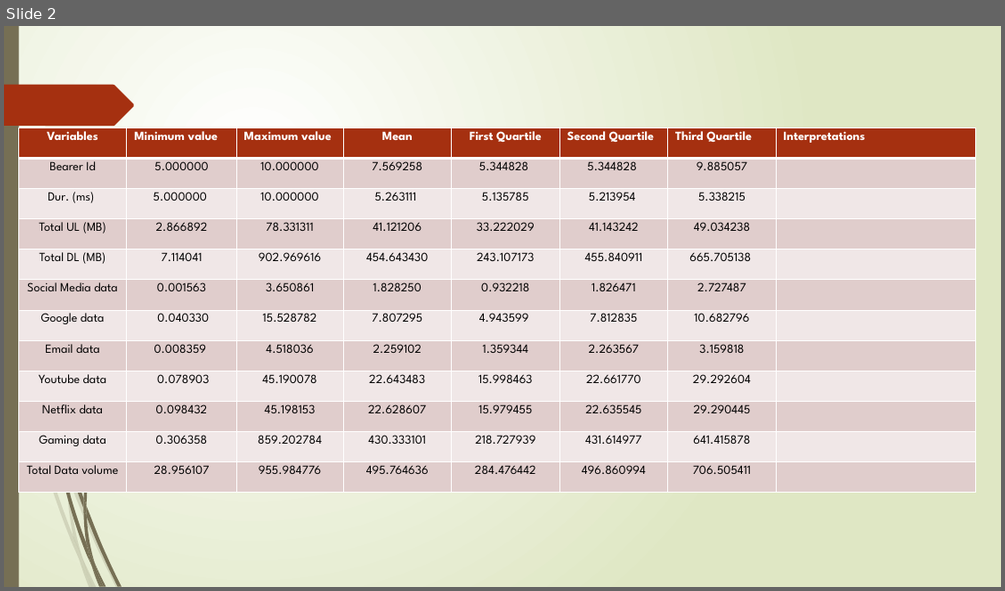
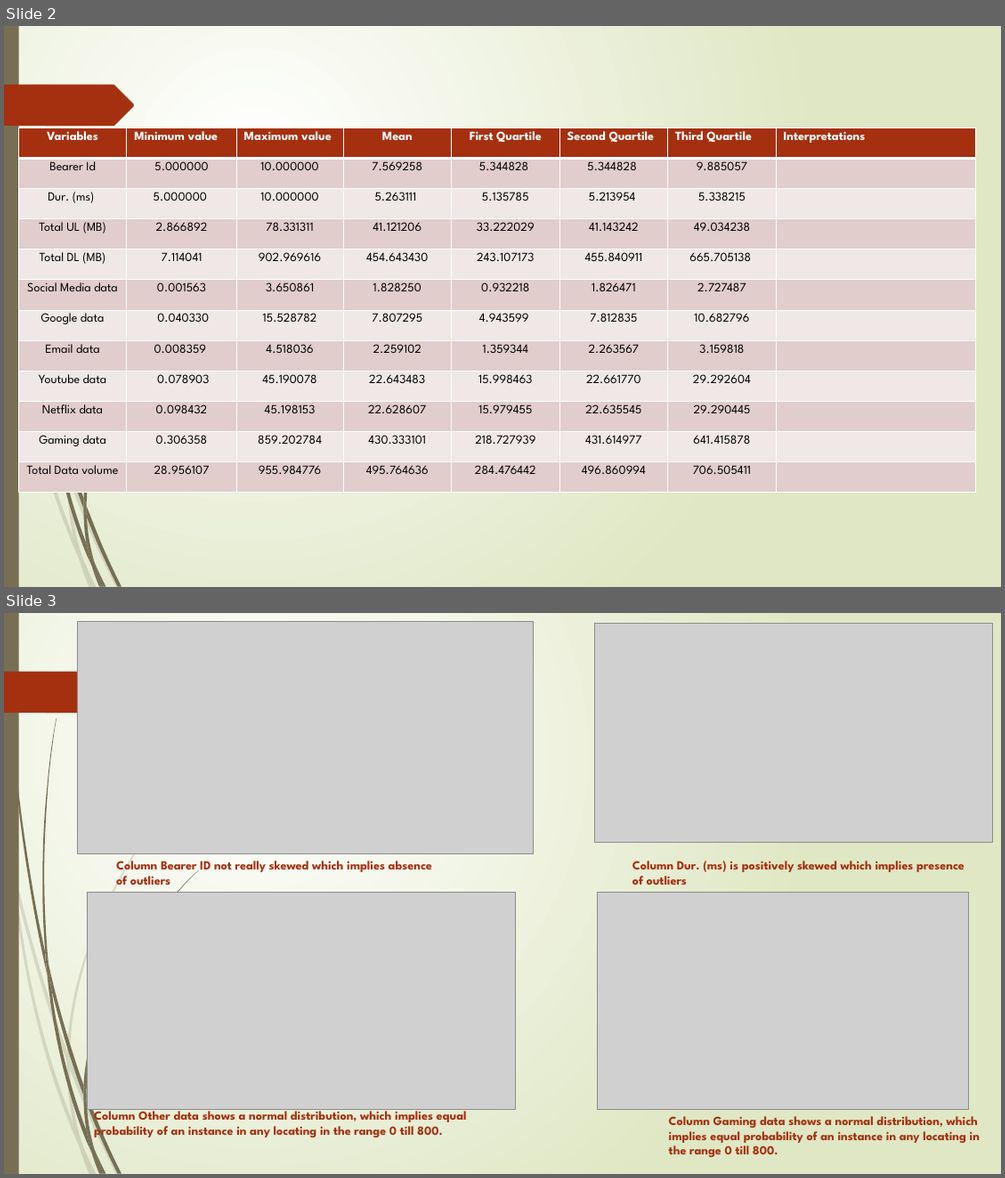
Before and after one commit to follynamylus/Telecommunication, a slide deck: slides/Telco.pptx. Shown one above the other, each under a label of ours: slide 2 before the commit, slides 2 and 3 after it. The pictures are 1005x591 and 1005x1178 pixels, drawn with LibreOffice and Linux fonts; fonts in the diff are those of the drawing; grey boxes stand for pictures. Boxes give left, top, right and bottom in pixels: in the first picture for what was removed or moved away, otherwise in the second. Text is boxed around its words. In the diff, an @@ line names an element or a change of style, - is before the commit and + after.

```diff
--- a/slides/Telco.pptx
+++ b/slides/Telco.pptx
@@ slide 3 added at box(4, 613, 1001, 1174), background gradient #FFFFFF to #DFE8C4; not listed: 24 template elements that a slide beside it also shows @@
@@ picture added at box(77, 621, 533, 854) @@
@@ picture added at box(595, 624, 993, 843) @@
@@ text added at box(116, 860, 432, 884), 12 pt, text #A53010, bold @@
+Column Bearer ID not really skewed which implies absence of outliers
@@ text added at box(632, 860, 964, 884), 12 pt, text #A53010, bold @@
+Column Dur. (ms) is positively skewed which implies presence of outliers
@@ picture added at box(87, 892, 516, 1110) @@
@@ picture added at box(597, 892, 969, 1110) @@
@@ text added at box(94, 1109, 467, 1139), 12 pt, text #A53010, bold @@
+Column Other data shows a normal distribution, which implies equal probability of an instance in any locating in the range 0 till 800.
@@ text added at box(669, 1116, 979, 1157), 12 pt, text #A53010, bold @@
+Column Gaming data shows a normal distribution, which implies equal probability of an instance in any locating in the range 0 till 800.
```
Also in this commit, not shown: 1 slide changed, 2 other slides added, 1 slide removed.
